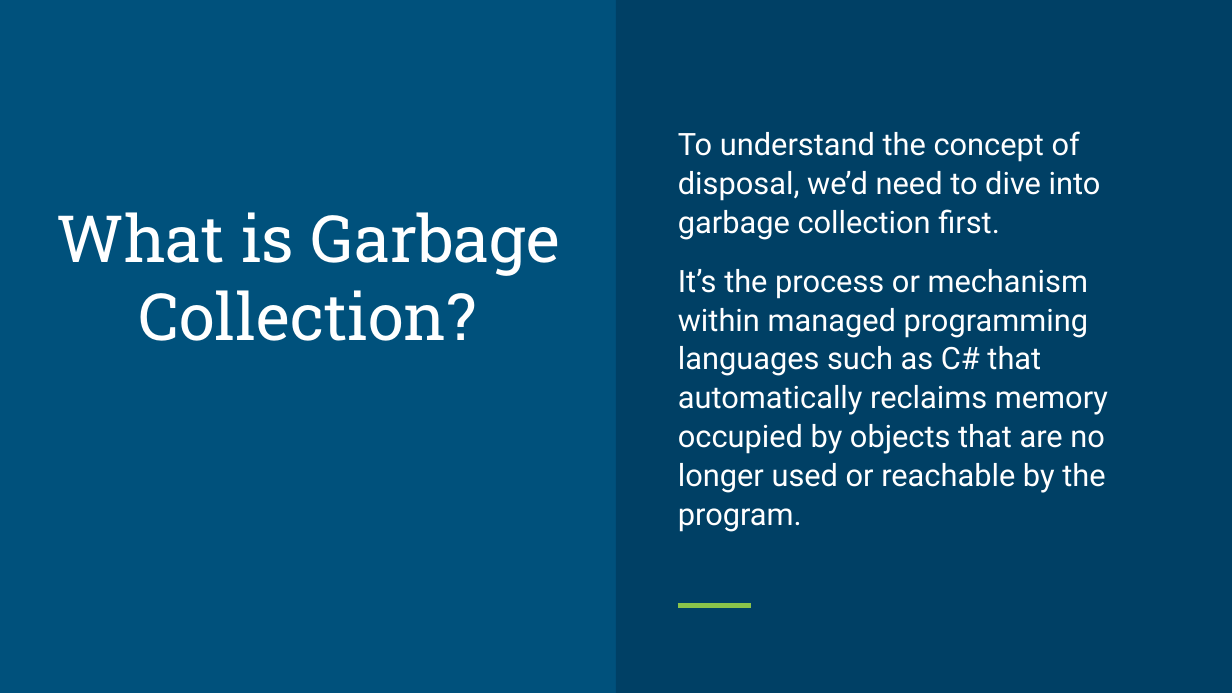
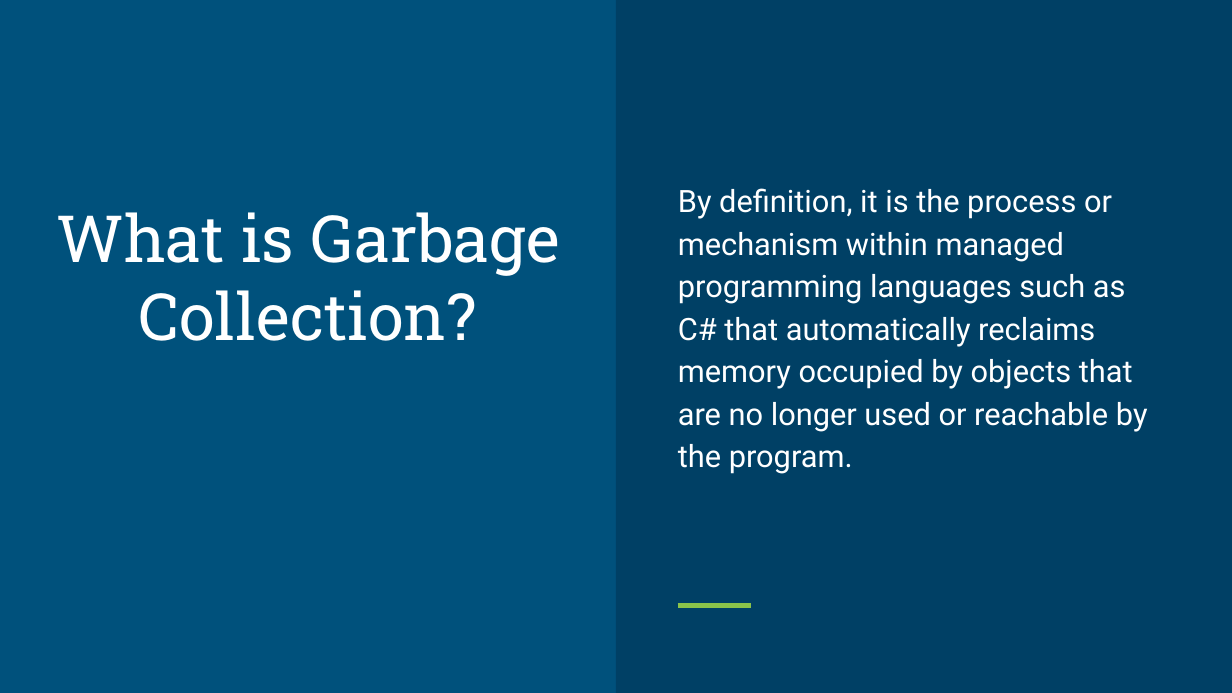
Before and after one commit to lskshastry/Garbage-Collection-and-Disposal-in-C-, a slide deck: slide 7 of Disposal and Garbage Collection.pptx (slide 2 before the commit). Drawn at 1232x693 pixels with LibreOffice and Linux fonts; fonts in the diff are those of the drawing. Boxes give left, top, right and bottom in pixels: in the first picture for what was removed or moved away, otherwise in the second. Text is boxed around its words. In the diff, an @@ line names an element or a change of style, - is before the commit and + after.

```diff
--- a/Disposal and Garbage Collection.pptx
+++ b/Disposal and Garbage Collection.pptx
@@ text at box(678, 188, 1148, 474): text changed @@
-To understand the concept of disposal, we’d need to dive into garbage collection first.
-It’s the process or mechanism within managed programming languages such as C# that automatically reclaims memory occupied by objects that are no longer used or reachable by the program.
+By definition, it is the process or mechanism within managed programming languages such as C# that automatically reclaims memory occupied by objects that are no longer used or reachable by the program.
```
Also in this commit, not shown: 2 other slides changed, 14 slides added, 5 other files.
